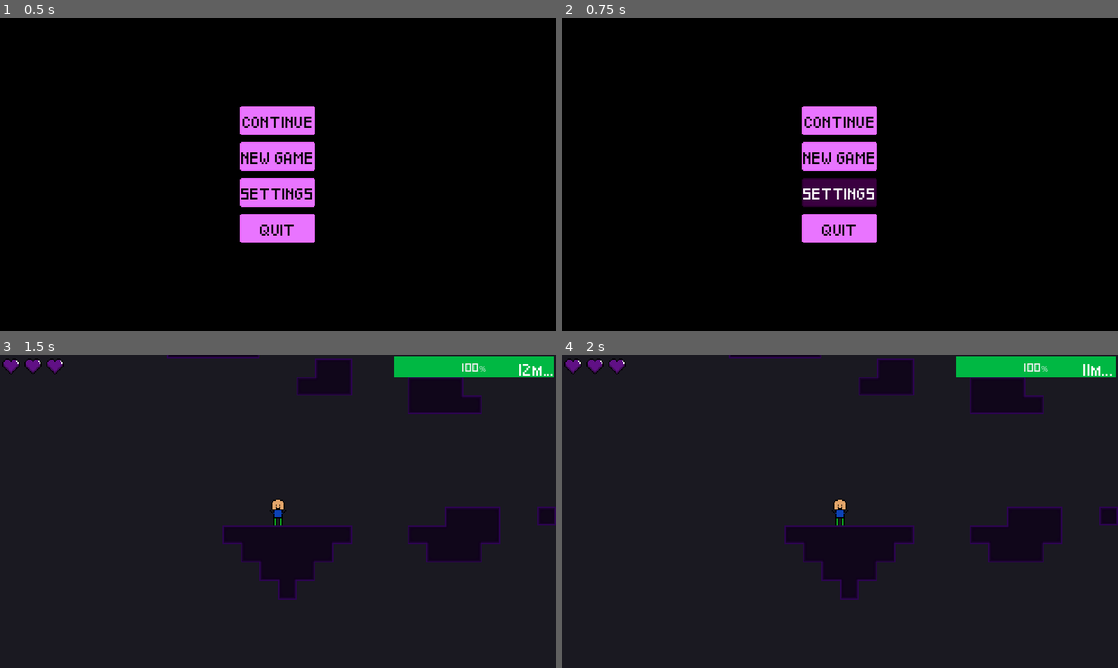
Above: before the commit, frames 1-4 (two rows, left to right).
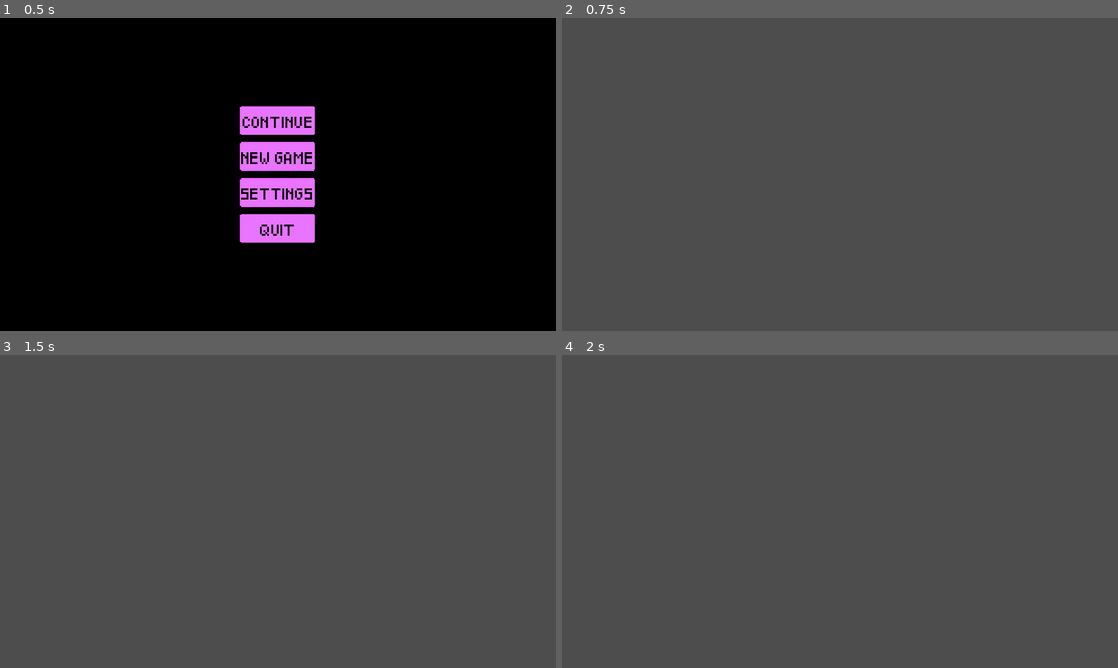
Above: after the commit, the same moments.

Repository: StormLight14/void-ascender
Game: Godot game, scene res://ui/menu/menu_ui.tscn
Same seed, same stepped clock (60 frames per second), same inputs: the game is played once before the commit and once after it.
Inputs (mouse positions are in pixels of both pictures, inside the frame that each line leads up to):
- Up to frame 1 (0.5 s): no input
- Up to frame 2 (0.75 s): click "SETTINGS" at 0.5 s
- Up to frame 3 (1.5 s): click (278, 492) at 1.25 s, where only the run before the commit has a clickable "NEW GAME"
- Up to frame 4 (2 s): no input

Frame 1 is identical in both runs. In frame 2, 100% of the frame differs, in the area x 0-100%, y 0-100%; in frame 3, 100%; in frame 4, 100%.

Commit message:
add slime player sprite and climbing rotation

Diff:
--- a/player/player.gd
+++ b/player/player.gd
@@ -77,6 +77,12 @@
 	var on_wall = left_has_wall or right_has_wall
 
 	if Input.is_action_pressed("climb") and on_wall and not is_on_floor() and player_stamina > 0:
+		if left_has_wall:
+			%Sprite2D.rotation_degrees = 90
+			%CollisionShape2D.rotation_degrees = 180
+		if right_has_wall:
+			%Sprite2D.rotation_degrees = -90
+			%CollisionShape2D.rotation_degrees = 0
 		if state != CLIMBING:
 			state = CLIMBING
 
@@ -100,6 +106,8 @@
 
 		update_climb_ui()
 	else:
+		%Sprite2D.rotation_degrees = 0
+		%CollisionShape2D.rotation_degrees = 90
 		state = IDLE
 
 func update_climb_ui():
--- a/player/player.tscn
+++ b/player/player.tscn
@@ -1,7 +1,7 @@
 [gd_scene load_steps=9 format=3 uid="uid://bkhq4rsyosghj"]
 
 [ext_resource type="Script" path="res://player/player.gd" id="1_nhuf3"]
-[ext_resource type="Texture2D" uid="uid://v6fkq0hn5rut" path="res://assets/player/clark.png" id="2_gh0m4"]
+[ext_resource type="Texture2D" uid="uid://qcxk4cdkbelx" path="res://assets/player/player.png" id="2_k585w"]
 [ext_resource type="Texture2D" uid="uid://bknvygwijbbua" path="res://assets/lighting/point_light.webp" id="3_ctujr"]
 
 [sub_resource type="StyleBoxFlat" id="StyleBoxFlat_83g1y"]
@@ -12,13 +12,13 @@
 
 [sub_resource type="CapsuleShape2D" id="CapsuleShape2D_3gixw"]
 radius = 5.0
-height = 24.0
+height = 16.0
 
 [sub_resource type="RectangleShape2D" id="RectangleShape2D_etlai"]
 size = Vector2(10, 18)
 
 [sub_resource type="RectangleShape2D" id="RectangleShape2D_lpfh6"]
-size = Vector2(1, 20)
+size = Vector2(1, 12)
 
 [node name="Player" type="CharacterBody2D"]
 collision_layer = 8
@@ -52,9 +52,12 @@
 value = 100.0
 
 [node name="Sprite2D" type="Sprite2D" parent="."]
-texture = ExtResource("2_gh0m4")
+unique_name_in_owner = true
+texture = ExtResource("2_k585w")
 
 [node name="CollisionShape2D" type="CollisionShape2D" parent="."]
+unique_name_in_owner = true
+rotation = 1.5708
 shape = SubResource("CapsuleShape2D_3gixw")
 
 [node name="Camera2D" type="Camera2D" parent="."]
@@ -74,14 +77,12 @@
 
 [node name="ClimbCheckerLeft" type="ShapeCast2D" parent="."]
 unique_name_in_owner = true
-position = Vector2(0, 2)
 shape = SubResource("RectangleShape2D_lpfh6")
 target_position = Vector2(-8, 0)
 max_results = 4
 
 [node name="ClimbCheckerRight" type="ShapeCast2D" parent="."]
 unique_name_in_owner = true
-position = Vector2(0, 2)
 shape = SubResource("RectangleShape2D_lpfh6")
 target_position = Vector2(8, 0)
 max_results = 4
--- a/ui/menu/menu_ui.gd
+++ b/ui/menu/menu_ui.gd
@@ -7,7 +7,7 @@
 	get_tree().change_scene_to_file("res://ui/level_select.tscn")
 
 func _on_settings_pressed():
-	pass # Replace with function body.
+	get_tree().change_scene_to_file("res://ui/settings.tscn")
 
 func _on_quit_pressed():
 	get_tree().quit()
Binary file changed: assets/player/placeholder.png
Binary file added: assets/player/player.png
Not shown, added: assets/player/player.png.import
